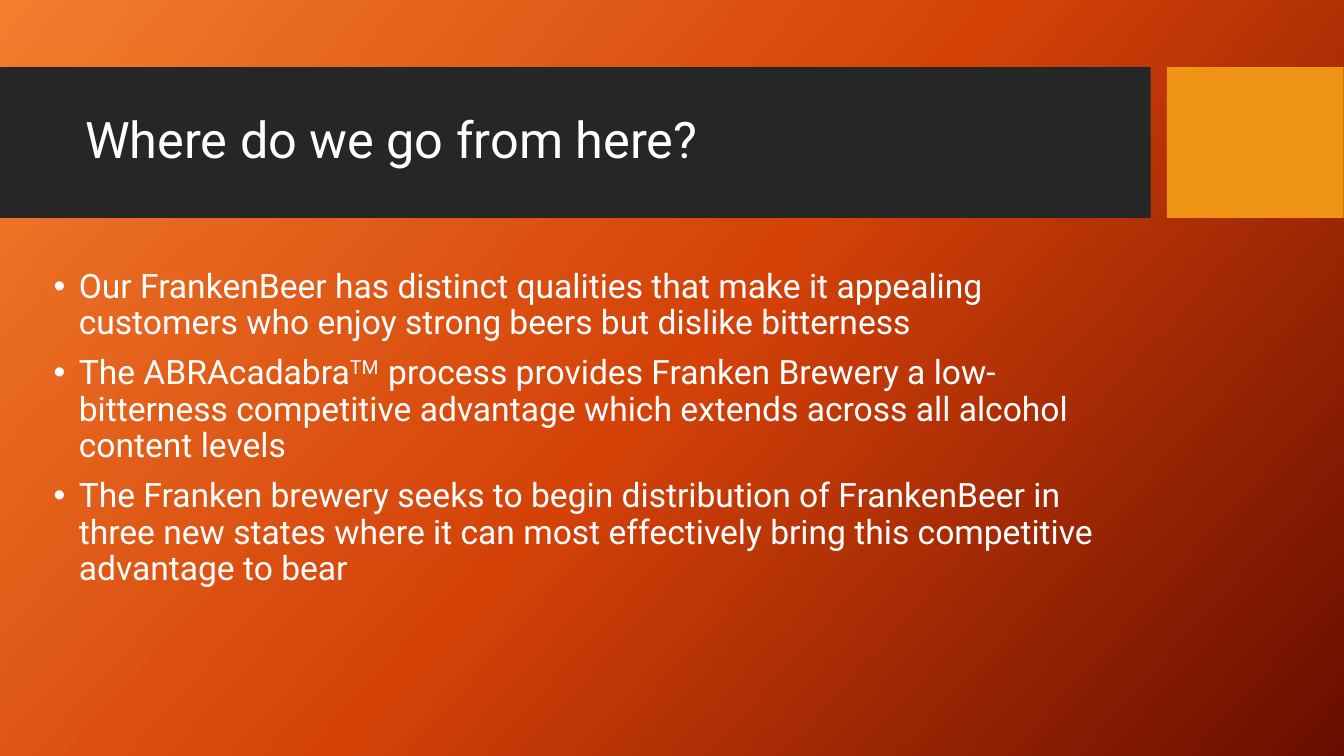
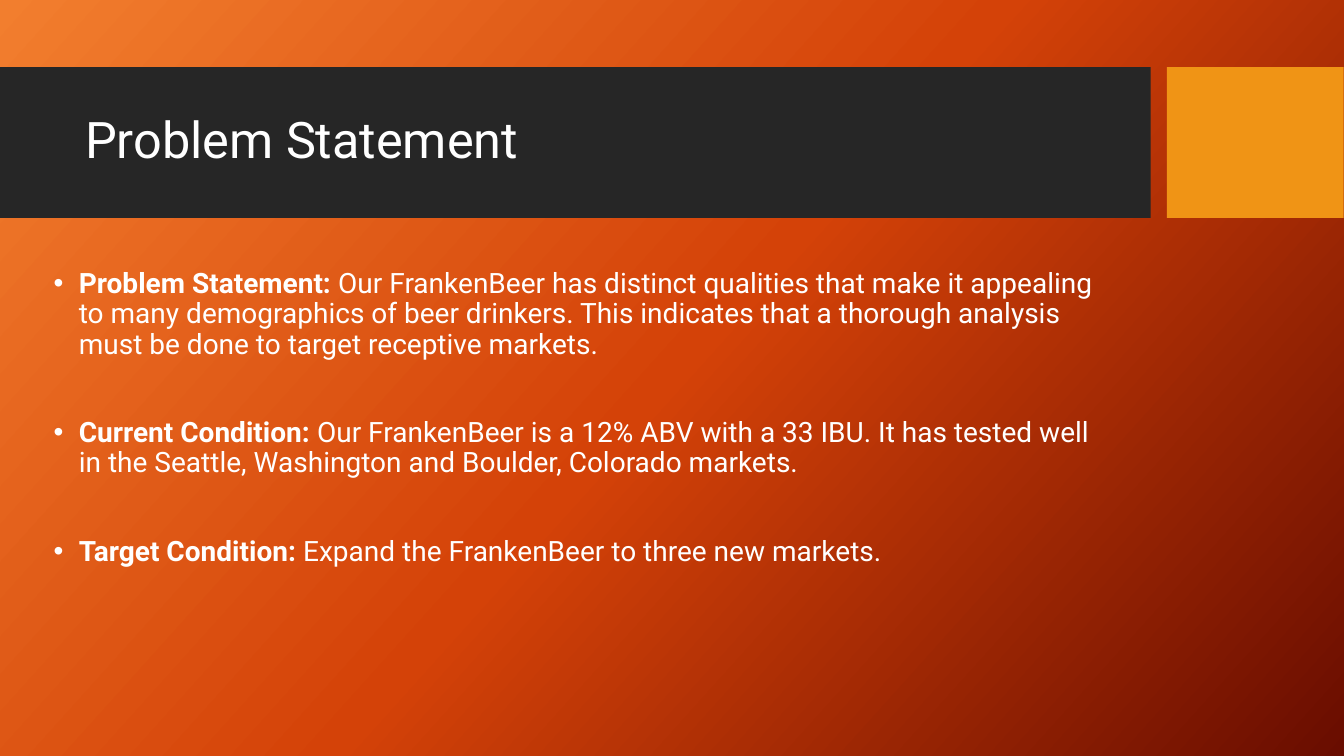
Before and after one commit to nickcellini/DDS-Case-Study-ACQN, a slide deck: slide 5 of Case Study - Project 1 - Final.pptx (slide 6 before the commit). Drawn at 1344x756 pixels with LibreOffice and Linux fonts; fonts in the diff are those of the drawing; background and template pictures are left out. Boxes give left, top, right and bottom in pixels: in the first picture for what was removed or moved away, otherwise in the second. Text is boxed around its words. In the diff, an @@ line names an element or a change of style, - is before the commit and + after.

Commit message:
removed all edits except FrankenBeer slide.

```diff
--- a/Case Study - Project 1 - Final.pptx
+++ b/Case Study - Project 1 - Final.pptx
@@ title at <box>85,120,518,159</box>: text changed @@
-Where do we go from here?
+Problem Statement
@@ text at <box>79,272,1092,567</box>: text changed; size 24 to 20 pt @@
-• Our FrankenBeer has distinct qualities that make it appealing customers who enjoy strong beers but dislike bitterness
-• The ABRAcadabraTM process provides Franken Brewery a low-bitterness competitive advantage which extends across all alcohol content levels
-• The Franken brewery seeks to begin distribution of FrankenBeer in three new states where it can most effectively bring this competitive advantage to bear
+• Problem Statement: Our FrankenBeer has distinct qualities that make it appealing to many demographics of beer drinkers. This indicates that a thorough analysis must be done to target receptive markets.
+• Current Condition: Our FrankenBeer is a 12% ABV with a 33 IBU. It has tested well in the Seattle, Washington and Boulder, Colorado markets.
+• Target Condition: Expand the FrankenBeer to three new markets.
```
Also in this commit, not shown: 6 other slides changed, 1 other file.
